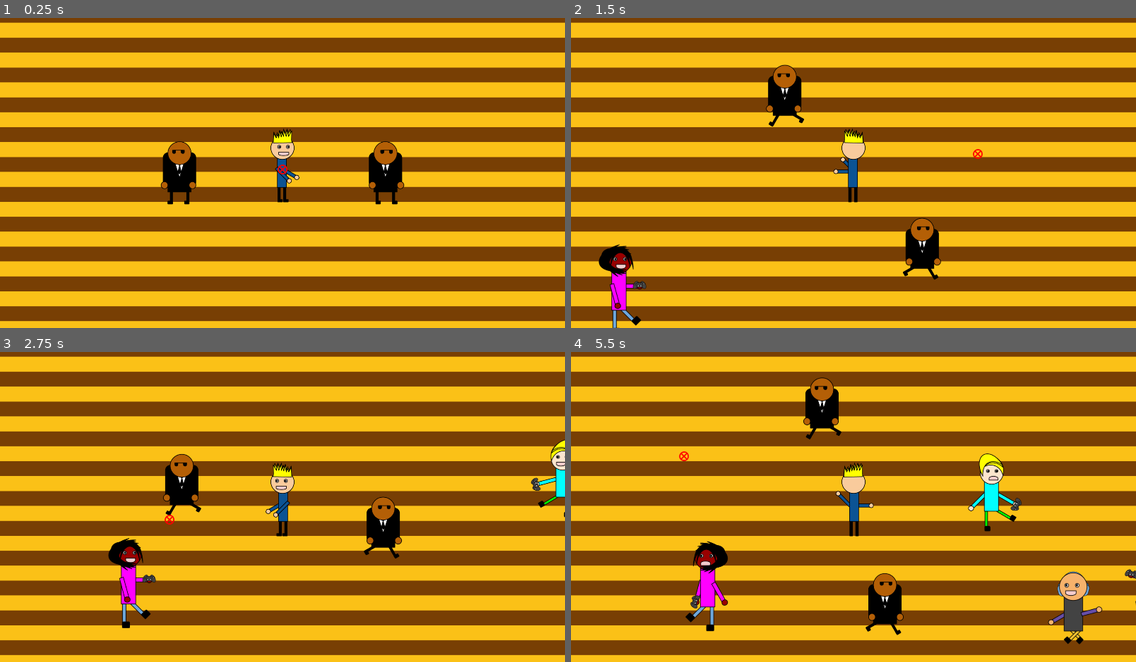
Above: before the commit, frames 1-4 (two rows, left to right).
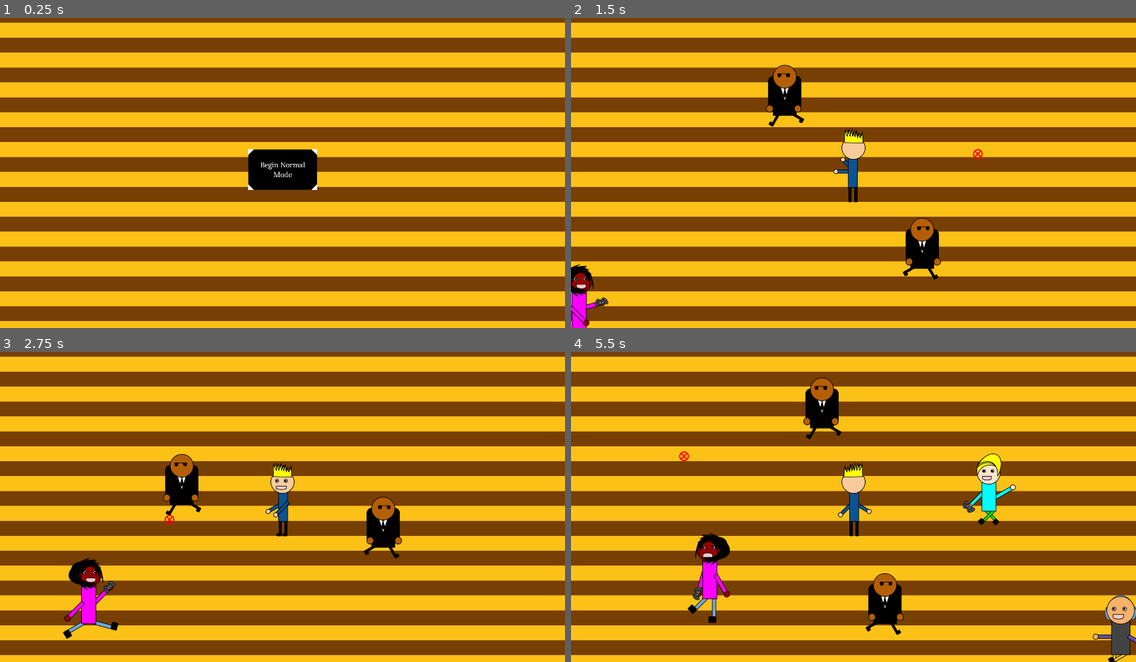
Above: after the commit, the same moments.

Repository: Spiraling-Time/Professional_Development
Game: Godot game, scene res://game_stuff/Scenes/start_screen.tscn
Same seed, same stepped clock (60 frames per second), same inputs: the game is played once before the commit and once after it. Before the commit the project starts from res://game_stuff/Scenes/world.tscn.
Inputs (mouse positions are in pixels of both pictures, inside the frame that each line leads up to):
- Up to frame 1 (0.25 s): no input
- Up to frame 2 (1.5 s): click (853, 169) at 0.52 s; tap Enter at 1.25 s; move the mouse to (977, 154) at 1.27 s; hold D (right) from 1.28 s (still down); hold Space (wave) from 1.28 s (still down)
- Up to frame 3 (2.75 s): move the mouse to (169, 519) at 2.02 s; release D (right) at 2.03 s; release Space (wave) at 2.03 s; hold A (left) from 2.03 s (still down); tap Space (wave) at 2.1 s
- Up to frame 4 (5.5 s): move the mouse to (910, 432) at 2.77 s; release A (left) at 2.78 s; hold Space (wave) 2.78-3.53 s; hold D (right) 2.78-4.28 s; move the mouse to (825, 565) at 3.52 s; tap Space (wave) at 3.6, 5.1 s; move the mouse to (1023, 550) at 4.27 s; hold Space (wave) 4.28-5.03 s; hold A (left) from 4.28 s (still down); move the mouse to (684, 457) at 5.02 s

The runs differ from the first frame. In frame 1, 3.7% of the frame differs, in the area x 28-72%, y 35-61%; in frame 2, 1.7%; in frame 3, 2.5%; in frame 4, 3.9%, in the area x 20-100%, y 32-100%.

Commit message:
made home screen and normal mode button

Diff:
--- /dev/null
+++ b/game_stuff/Code/start_screen.gd
@@ -0,0 +1,7 @@
+extends Node2D
+
+
+
+func _on_begin_normal_mode_button_pressed() -> void:
+	get_tree().change_scene_to_file("res://game_stuff/Scenes/world.tscn")
+	print("hi")
--- /dev/null
+++ b/game_stuff/Scenes/start_screen.tscn
@@ -0,0 +1,36 @@
+[gd_scene load_steps=4 format=3 uid="uid://c3swa3ocb8kx1"]
+
+[ext_resource type="Texture2D" uid="uid://cy48een1ok6b3" path="res://game_stuff/Assets/Background Sprite Sheet.png" id="1_7806l"]
+[ext_resource type="Script" uid="uid://de4n6mknouiwf" path="res://game_stuff/Code/start_screen.gd" id="1_q7a8b"]
+[ext_resource type="Texture2D" uid="uid://dgp05juadrr7s" path="res://game_stuff/Assets/Proffesional Development Buttons.png" id="3_mhc1d"]
+
+[node name="Start Screen" type="Node2D"]
+script = ExtResource("1_q7a8b")
+
+[node name="Camera2D" type="Camera2D" parent="."]
+
+[node name="Sprite2D" type="Sprite2D" parent="."]
+z_index = -3
+texture = ExtResource("1_7806l")
+vframes = 2
+
+[node name="Begin Normal Mode Button" type="Button" parent="."]
+anchors_preset = 8
+anchor_left = 0.5
+anchor_top = 0.5
+anchor_right = 0.5
+anchor_bottom = 0.5
+offset_left = -117.0
+offset_top = -69.0
+offset_right = 118.0
+offset_bottom = 70.0
+grow_horizontal = 2
+grow_vertical = 2
+focus_mode = 1
+flat = true
+
+[node name="Normal_sprite" type="Sprite2D" parent="."]
+position = Vector2(0.5, 0.5)
+texture = ExtResource("3_mhc1d")
+
+[connection signal="pressed" from="Begin Normal Mode Button" to="." method="_on_begin_normal_mode_button_pressed"]
--- a/game_stuff/Scenes/world.tscn
+++ b/game_stuff/Scenes/world.tscn
@@ -11,6 +11,8 @@
 
 [node name="World" type="Node2D"]
 script = ExtResource("1_2jibd")
+
+[node name="CanvasLayer" type="CanvasLayer" parent="."]
 
 [node name="Sprite2D" type="Sprite2D" parent="."]
 z_index = -1000
--- a/project.godot
+++ b/project.godot
@@ -11,7 +11,7 @@
 [application]
 
 config/name="making_waves_temp_title"
-run/main_scene="uid://dbqwug5lves1e"
+run/main_scene="uid://c3swa3ocb8kx1"
 config/features=PackedStringArray("4.4", "Mobile")
 config/icon="res://game_stuff/Assets/icon.svg"
 
Binary file added: game_stuff/Assets/Proffesional Development Buttons.png
Not shown, added: game_stuff/Assets/Proffesional Development Buttons.png.import
Not shown, added: game_stuff/Code/start_screen.gd.uid
